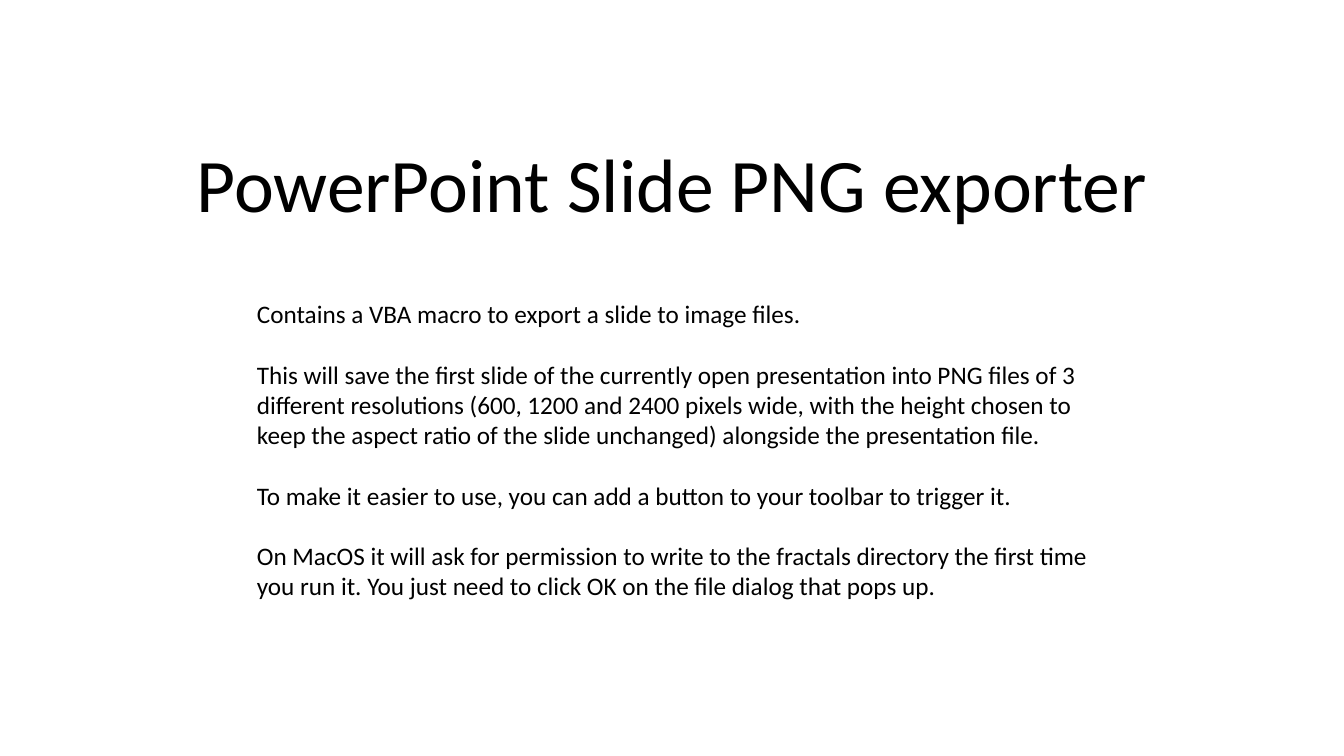
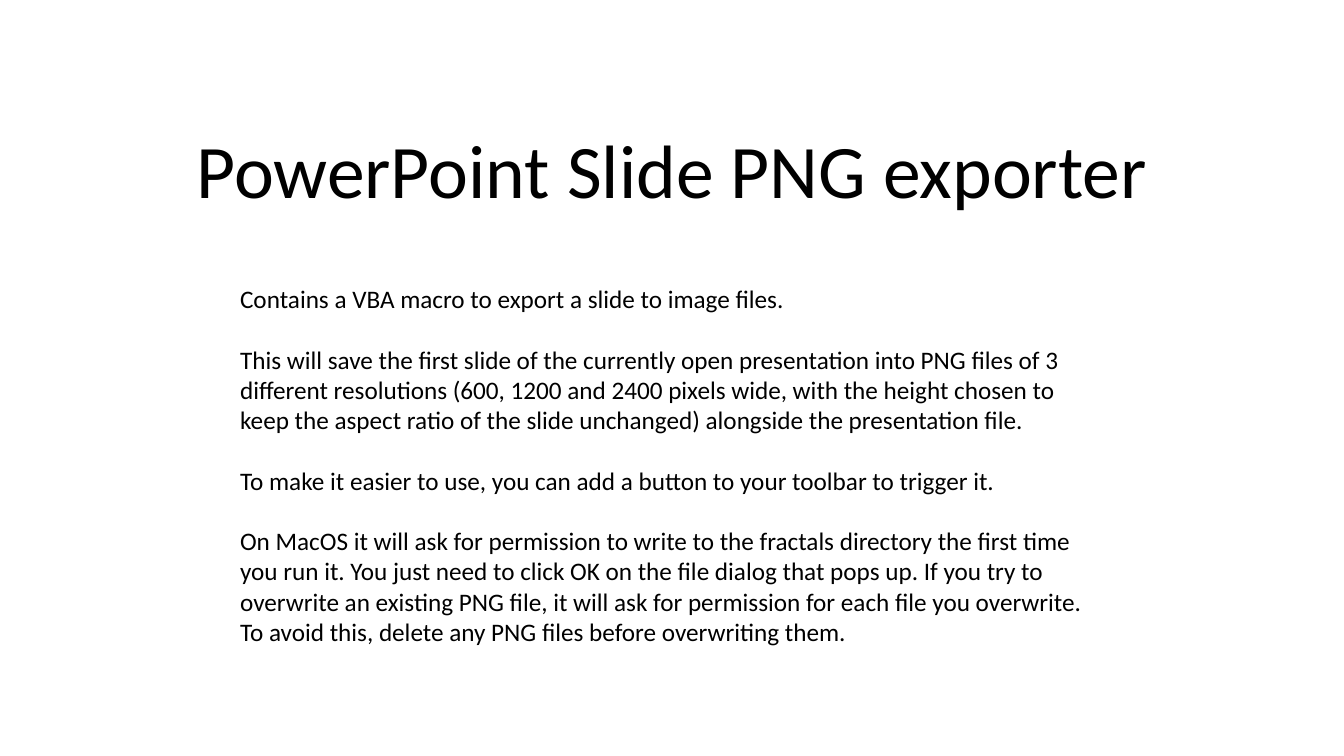
Before and after one commit to emlyn/PowerPointFractals, a slide deck: slide 1 of scripts/Export.pptm. Drawn at 1344x756 pixels with LibreOffice and Linux fonts; fonts in the diff are those of the drawing. Boxes give left, top, right and bottom in pixels: in the first picture for what was removed or moved away, otherwise in the second. Text is boxed around its words. In the diff, an @@ line names an element or a change of style, - is before the commit and + after.

Commit message:
Update help text

```diff
--- a/scripts/Export.pptm
+++ b/scripts/Export.pptm
@@ title "PowerPoint Slide PNG exporter": place and size @@
-title "PowerPoint Slide PNG exporter" at (197, 159, 1146, 225)
+title "PowerPoint Slide PNG exporter" at (197, 145, 1146, 211)
@@ text "Contains a VBA macro to ...": place and size @@
-text "Contains a VBA macro to ..." at (257, 305, 1087, 600)
+text "Contains a VBA macro to ..." at (240, 290, 1081, 646)
@@ text at (240, 532, 1081, 646): text changed @@
-On MacOS it will ask for permission to write to the fractals directory the first time you run it. You just need to click OK on the file dialog that pops up.
+On MacOS it will ask for permission to write to the fractals directory the first time you run it. You just need to click OK on the file dialog that pops up. If you try to overwrite an existing PNG file, it will ask for permission for each file you overwrite. To avoid this, delete any PNG files before overwriting them.
```
